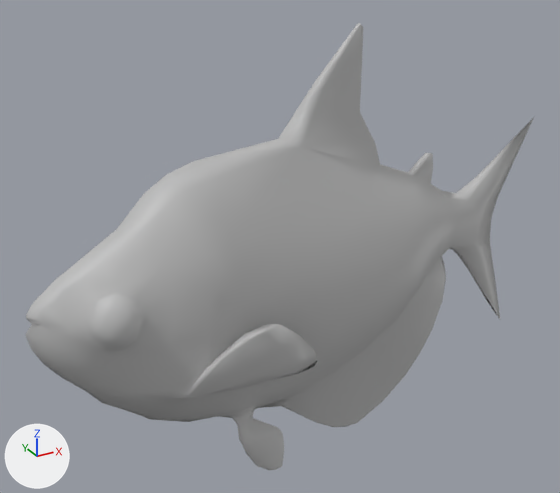
A saved change to the FBX model PhaseII_ProofOfConcept/Assets/Meshes/fish1.fbx.
Both versions are drawn from a camera (50 mm lens) standing at (-0.487, -0.796, 0.423) and looking at (-0.035, 0.026, 0.012). The lights are fixed; the arrows at lower left show +X, +Y and +Z. Where no turn or scale is listed for an object, it has been applied to the vertices.

Objects in the first picture: 'fish1'.
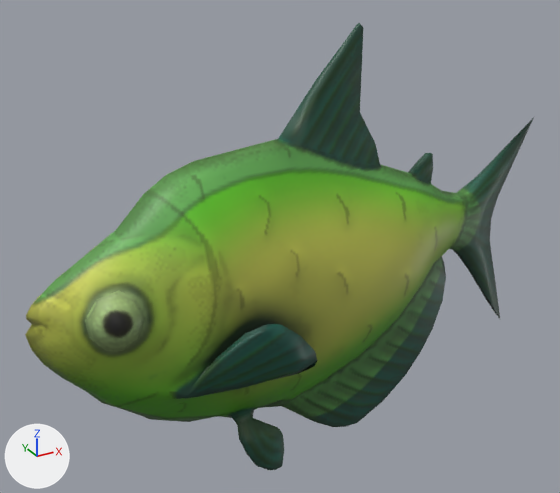
Boxes [x1, y1, x2, y2] around the edits, measured in the pictures (560 x 493 px):
'fish1', recoloured (grey to green): [25, 23, 534, 470] in both

The change, as a list of edits to the scene's bpy script:
```text
Add img_fish1_green_bc_tga:
    img_fish1_green_bc_tga = load_image('fish1_green_BC.tga', '../Textures/fish1_green_BC.tga', 256, 256, 'sRGB')
Add mat_lambert2:
    mat_lambert2 = principled_material('lambert2')
    mat_lambert2.texture = img_fish1_green_bc_tga
Change me_mesh:
    where me_mesh.from_pydata(...)  # 590 vertices, 612 faces; spans x -0.373..0.373, y -0.111..0.111, z -0.295..0.295
    remove me_mesh.materials.append(mat_lambert1)  # grey #bcbcbc
    add me_mesh.materials.append(mat_lambert2)  # picture img_fish1_green_bc_tga
```
